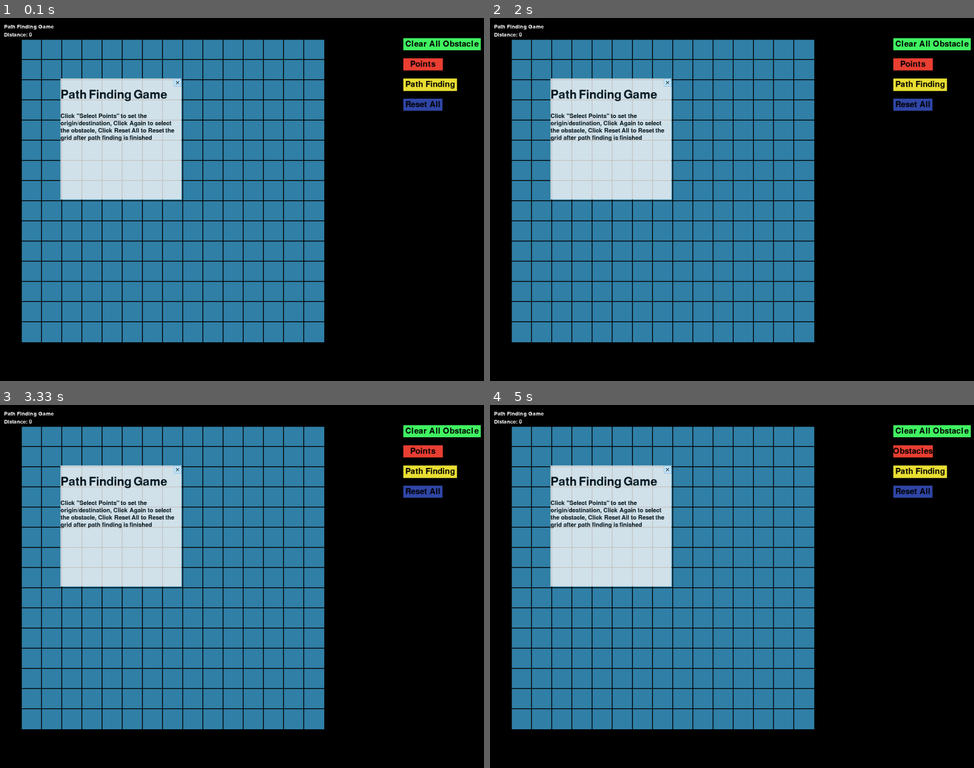
Above: before the commit, frames 1-4 (two rows, left to right).
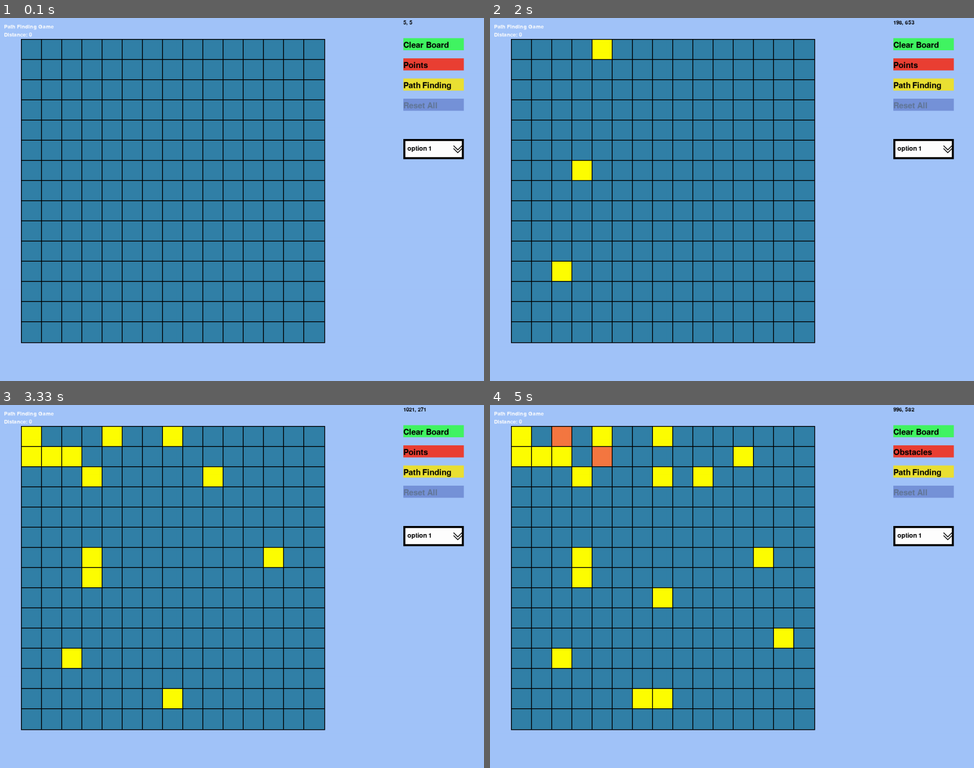
Above: after the commit, the same moments.

Repository: JonathanChan1234/Path-Finding-Python
Game: pygame game, started from ui/PathFindingGame.py
The game is run twice, just before and just after one commit, with the same random seed, the same clock (stepped at 60 frames per second) and the same inputs.
Inputs (mouse positions are in pixels of both pictures, inside the frame that each line leads up to):
- Up to frame 1 (0.1 s): no input
- Up to frame 2 (2 s): click (925, 145) at 0.38 s; click (925, 145) at 0.72 s; press the mouse at (804, 50) at 1.03 s; move the mouse to (814, 126) at 1.13 s; release the mouse at (828, 203) at 1.27 s; press the mouse at (804, 50) at 1.37 s; move the mouse to (712, 181) at 1.47 s; release the mouse at (625, 315) at 1.6 s; press the mouse at (601, 50) at 1.7 s; move the mouse to (586, 166) at 1.8 s; release the mouse at (567, 279) at 1.93 s
- Up to frame 3 (3.33 s): press the mouse at (33, 455) at 2.03 s; move the mouse to (101, 575) at 2.13 s; release the mouse at (169, 691) at 2.27 s; press the mouse at (53, 455) at 2.37 s; move the mouse to (67, 463) at 2.47 s; release the mouse at (82, 473) at 2.6 s; press the mouse at (174, 437) at 2.7 s; move the mouse to (280, 553) at 2.8 s; release the mouse at (392, 673) at 2.93 s; press the mouse at (33, 437) at 3.03 s; move the mouse to (222, 473) at 3.13 s; release the mouse at (411, 513) at 3.27 s
- Up to frame 4 (5 s): press the mouse at (664, 477) at 3.37 s; move the mouse to (654, 590) at 3.47 s; release the mouse at (649, 702) at 3.6 s; press the mouse at (741, 455) at 3.7 s; move the mouse to (765, 546) at 3.8 s; release the mouse at (790, 637) at 3.93 s; click (901, 452) at 4.05 s; press the mouse at (562, 437) at 4.37 s; move the mouse to (727, 444) at 4.47 s; release the mouse at (896, 455) at 4.6 s; press the mouse at (601, 455) at 4.7 s; move the mouse to (746, 546) at 4.8 s; release the mouse at (891, 640) at 4.93 s

The runs differ from the first frame. In frame 1, 55% of the frame differs, in the area x 0-100%, y 0-100%; in frame 2, 56%; in frame 3, 57%; in frame 4, 59%.

Commit message:
add dropdown menu

Diff:
--- a/ui/MosquitoGame.py
+++ /dev/null
@@ -1,107 +0,0 @@
-import sys
-import random
-import pygame
-import os
-from pygame.locals import Color, QUIT, MOUSEBUTTONDOWN, USEREVENT
-
-WINDOW_WIDTH = 800
-WINDOW_HEIGHT = 600
-WHITE = (255, 255, 255)
-IMAGE_WIDTH = 300
-IMAGE_HEIGHT = 200
-FPS = 60
-
-
-class Mosquito(pygame.sprite.Sprite):
-    def __init__(self, width, height, window_width, window_height):
-        super().__init__()
-        self.raw_image = pygame.image.load(os.path.join(os.getcwd(), '../asset/mosquito.png'))
-        self.image = pygame.transform.scale(self.raw_image, (width, height))
-        self.width = width
-        self.height = height
-        self.window_width = window_width
-        self.window_height = window_height
-        random_x, random_y = self.get_random_position()
-        self.x_pos = random_x
-        self.y_pos = random_y
-        self.rect = self.image.get_rect()
-        self.rect.topleft = (random_x, random_y)
-
-    def get_random_position(self):
-        random_width = random.randint(10, self.window_width)
-        random_height = random.randint(10, self.window_height)
-        return random_width, random_height
-
-    def update_random_position(self):
-        # self.kill()
-        random_x, random_y = self.get_random_position()
-        self.x_pos = random_x
-        self.y_pos = random_y
-        self.rect.topleft = (self.x_pos, self.y_pos)
-
-    def check_hit(self, x_pos, y_pos) -> bool:
-        if self.x_pos <= x_pos <= self.x_pos + self.window_width \
-                and self.y_pos <= y_pos <= self.y_pos + self.window_height:
-            return True
-        return False
-
-
-class MosquitoGame:
-    def __init__(self, window_width, window_height, fps):
-        # Game window initialization
-        pygame.init()
-        self.window_surface = pygame.display.set_mode((window_width, window_height))
-        pygame.display.set_caption("Mosquito Test")
-        self.window_surface.fill(WHITE)
-        self.points = 0
-        self.fps = fps
-        self.clock = pygame.time.Clock()
-        self.hit_text_surface = None
-        self.my_font = pygame.font.SysFont(None, 30)
-        self.my_hit_font = pygame.font.SysFont(None, 40)
-
-    def refresh(self, mosquito: Mosquito):
-        self.window_surface.fill(WHITE)
-        text_surface = self.my_font.render('Points: {}'.format(self.points), True, (0, 0, 0))
-        self.window_surface.blit(mosquito.image, mosquito.rect)
-        self.window_surface.blit(text_surface, (10, 0))
-
-        if self.hit_text_surface:
-            self.window_surface.blit(self.hit_text_surface, (10, 20))
-            self.hit_text_surface = None
-        self.clock.tick(self.fps)
-
-    def gain_point(self):
-        self.points += 5
-        self.hit_text_surface = self.my_hit_font.render('Hit!!', True, (0, 0, 0))
-
-
-def get_random_position(window_width, window_height):
-    random_width = random.randint(10, window_width)
-    random_height = random.randint(10, window_height)
-    return random_width, random_height
-
-
-def main():
-    mosquitoGame = MosquitoGame(WINDOW_WIDTH, WINDOW_HEIGHT, FPS)
-    mosquito = Mosquito(IMAGE_WIDTH, IMAGE_HEIGHT, WINDOW_WIDTH, WINDOW_HEIGHT)
-    reload_mosquito_event = USEREVENT + 1
-    pygame.time.set_timer(reload_mosquito_event, 1000)
-
-    while True:
-        for event in pygame.event.get():
-            if event.type == QUIT:
-                pygame.quit()
-                sys.exit()
-            if event.type == reload_mosquito_event:
-                mosquito.update_random_position()
-            if event.type == MOUSEBUTTONDOWN:
-                if mosquito.check_hit(pygame.mouse.get_pos()[0], pygame.mouse.get_pos()[1]):
-                    mosquito.update_random_position()
-                    mosquitoGame.gain_point()
-            mosquitoGame.refresh(mosquito)
-            pygame.display.update()
-
-
-if __name__ == '__main__':
-    main()
--- a/ui/PathFindingGame.py
+++ b/ui/PathFindingGame.py
@@ -3,6 +3,7 @@
 import pygame
 
 from ui_utility.UIDialog import UIDialog
+from ui_utility.UIDropdownMenu import UIDropdownMenu
 from ui_utility.UIManager import UIManager
 from ui.PathFindingGrid import PathFindingGrid
 from ui_utility.UIButton import UIButton
@@ -10,7 +11,7 @@
 
 WINDOW_WIDTH = 1200
 WINDOW_HEIGHT = 900
-WHITE = (0, 0, 0)
+BACKGROUND_COLOR = (162, 196, 250)
 FPS = 60
 
 
@@ -33,13 +34,13 @@
         self.titleText = UIText(self.manager, 10, 10, (255, 255, 255), 'Path Finding Game')
 
         self.pointText = UIText(self.manager, 10, 30, (255, 255, 255), f'Distance: {self.points}')
-        self.clearAllObstacleButton = UIButton(self.manager, 1000, 50, (66, 245, 99), font_size=30,
-                                               text="Clear All Obstacle")
-        self.setMarkerButton = UIButton(self.manager, 1000, 100, (235, 64, 52), font_size=30,
+        self.clearAllObstacleButton = UIButton(self.manager, 1000, 50, (66, 245, 99), 150, 30, font_size=20,
+                                               text="Clear Board")
+        self.setMarkerButton = UIButton(self.manager, 1000, 100, (235, 64, 52), 150, 30, font_size=20,
                                         text="Obstacle")
-        self.startPathFindButton = UIButton(self.manager, 1000, 150, (235, 225, 52), font_size=30,
+        self.startPathFindButton = UIButton(self.manager, 1000, 150, (235, 225, 52), 150, 30, font_size=20,
                                             text="Path Finding")
-        self.resetGridButton = UIButton(self.manager, 1000, 200, (50, 72, 168), font_size=30, text="Reset All")
+        self.resetGridButton = UIButton(self.manager, 1000, 200, (50, 72, 168), 150, 30, font_size=20, text="Reset All")
 
         self.messageText = UIText(self.manager, 1000, 350, (201, 24, 4), font_size=20,
                                   text="", width=200)
@@ -50,9 +51,19 @@
                                title='Path Finding Game',
                                content='Click "Select Points" to set the origin/destination, '
                                        'Click Again to select the obstacle, '
-                                       'Click Reset All to Reset the grid after path finding is finished')
+                                       'Click Reset All to Reset the grid after path finding is finished',
+                               show=False)
+        self.dropdown_menu = UIDropdownMenu(self.manager,
+                                            x_pos=1000,
+                                            y_pos=300,
+                                            width=150,
+                                            height=50,
+                                            text_size=16,
+                                            options=['option 1', 'option 2', 'option 3', 'option 4', 'option 5'])
+        self.mouse_debug_text = UIText(self.manager, 1000, 0, (0, 0, 0), '')
 
     def refresh(self):
+        self.mouse_debug_text.set_text(f'{str(pygame.mouse.get_pos()[0])}, {str(pygame.mouse.get_pos()[1])}')
         # Switch cursor in different mode
         if self.grid.select_marker:
             pygame.mouse.set_cursor(*pygame.cursors.broken_x)
@@ -118,6 +129,8 @@
                 if event.component_id == self.dialog.component_id:
                     if event.event == UIDialog.CLOSE_BUTTON_CLICKED:
                         self.dialog.dismiss()
+                if event.component_id == self.dropdown_menu.component_id:
+                    print(event)
 
     def switch_mode(self):
         self.grid.switch_mode()
@@ -125,7 +138,7 @@
 
 if __name__ == '__main__':
     grid = PathFindingGrid(15, 15)
-    path_finding_game = PathFindingGame(WINDOW_WIDTH, WINDOW_HEIGHT, FPS, WHITE, grid)
+    path_finding_game = PathFindingGame(WINDOW_WIDTH, WINDOW_HEIGHT, FPS, BACKGROUND_COLOR, grid)
     while path_finding_game.running:
         path_finding_game.event_handle()
         path_finding_game.refresh()
--- a/ui_utility/UIButton.py
+++ b/ui_utility/UIButton.py
@@ -1,26 +1,29 @@
 import pygame
 from typing import Tuple
 
-from pygame.sprite import Sprite
+from pygame.sprite import Sprite, Group
+from pygame.surface import Surface
+
 from ui_utility.UIComponent import UIComponent
 from ui_utility.UIManager import UIManager
+from ui_utility.utils import render_inline_text
 
 PADDING = 10
 
 
-class UIButton(Sprite, UIComponent):
+class UIButton(Group, UIComponent):
     def __init__(self,
                  manager: UIManager,
                  x_pos: int,
                  y_pos: int,
                  color: Tuple[int, int, int],
-                 width: int = None,
-                 height: int = None,
+                 width: int,
+                 height: int,
                  text='Test Button',
                  disable=False,
                  font_size=15,
                  padding=PADDING):
-        Sprite.__init__(self)
+        Group.__init__(self)
         UIComponent.__init__(self, manager)
         self.color = color
         self.x_pos = x_pos
@@ -31,22 +34,19 @@
         self.disable = disable
         self.font_size = font_size
         self.padding = padding
-        self.ui_text, self.button, self.button_rect = self.ui_components()
-
-    # obtain all the components inside the UI button
-    def ui_components(self):
-        ui_text = pygame.font.SysFont(None, self.font_size).render(self.text, True, (0, 0, 0))
-        text_width, text_height = ui_text.get_size()
-        self.width = self.width or (text_width + self.padding)
-        self.height = self.height or (text_height + self.padding)
-        button = pygame.Surface([self.width, self.height])
-        button.fill(self.color)
-        button_rect = button.get_rect()
-        button_rect.topleft = (self.x_pos, self.y_pos)
-        return ui_text, button, button_rect
+        self.color = color
+        self.button = Sprite()
+        self.button.image = Surface([width, height])
+        self.button.image.fill(color)
+        render_inline_text(self.button.image, self.text, self.font_size, (0, 0, 0))
+        self.button.rect = self.button.image.get_rect()
+        self.button.rect.topleft = (x_pos, y_pos)
+        self.add(self.button)
 
     def set_text(self, text: str):
         self.text = text
+        self.button.image.fill(self.color)
+        render_inline_text(self.button.image, self.text, self.font_size, (0, 0, 0))
 
     def set_disabled(self):
         self.disable = True
@@ -59,17 +59,12 @@
         if self.disable:
             return
         if event.type == pygame.MOUSEBUTTONDOWN and \
-                self.button_rect.collidepoint(pygame.mouse.get_pos()):
+                self.button.rect.collidepoint(pygame.mouse.get_pos()):
             pygame.event.post(pygame.event.Event(UIManager.BUTTON_EVENT_ID, {'component_id': self.component_id}))
 
     def render(self, window_surface: pygame.SurfaceType):
-        self.ui_text, self.button, self.button_rect = self.ui_components()
-        text_width, text_height = self.ui_text.get_size()
-        window_surface.blit(self.button, self.button_rect)
-        x_offset = (self.width - text_width) / 2
-        y_offset = (self.height - text_height) / 2
         if self.disable:
-            self.button.set_alpha(100)
+            self.button.image.set_alpha(100)
         else:
-            self.button.set_alpha(255)
-        window_surface.blit(self.ui_text, (x_offset + self.x_pos, y_offset + self.y_pos))
+            self.button.image.set_alpha(255)
+        self.draw(window_surface)
--- a/ui_utility/UIDialog.py
+++ b/ui_utility/UIDialog.py
@@ -104,13 +104,14 @@
                  title_size: int = None,
                  content: str = '',
                  content_font_color: Tuple[int, int, int] = (0,0,0),
-                 content_font_size: int = None):
+                 content_font_size: int = None,
+                 show: bool = True):
         if height < 200:
             raise Exception('The height of UI Dialog must be larger than 200')
         if width < 200:
             raise Exception('The width of UI Dialog must be larger than 200')
 
-        self.show = True
+        self.show = show
 
         # initialize components inside the UI Dialog
         self.background = UIDialogBackground(width, height, background, title, title_color, title_size, content, content_font_color, content_font_size)
--- /dev/null
+++ b/ui_utility/UIDropdownMenu.py
@@ -0,0 +1,139 @@
+import os
+from typing import Tuple, List
+
+import numpy as np
+import pygame.surfarray as surfarray
+from pygame.event import Event
+from pygame.sprite import Sprite, Group
+from pygame import Surface, event as PyEvent, mouse, MOUSEBUTTONDOWN, image, transform, draw as PyDraw
+
+from ui_utility.UIComponent import UIComponent
+from ui_utility.UIManager import UIManager
+from ui_utility.utils import render_inline_text, render_multiline_text
+
+
+class UIDropdownMenu(Group, UIComponent):
+    ON_VALUE_CHANGED = 'ON_VALUE_CHANGED'
+
+    def __init__(self,
+                 manager: UIManager,
+                 x_pos: int,
+                 y_pos: int,
+                 width: int,
+                 height: int,
+                 options: List[str],
+                 background: Tuple[int, int, int] = (255, 255, 255),
+                 text_size: int = 20,
+                 text_color: Tuple[int, int, int] = (0, 0, 0)):
+        if len(options) == 0:
+            raise Exception("There must be one or more options")
+        UIComponent.__init__(self, manager)
+        Group.__init__(self)
+
+        self.x_pos = x_pos
+        self.y_pos = y_pos
+        self.width = width
+        self.height = height
+        self.options = options
+        self.background = background
+        self.text_size = text_size
+        self.text_color = text_color
+        self.menu_open = False
+        self.value = self.options[0]
+        self.close()
+
+    def close(self):
+        self.menu_open = False
+        self.empty()
+        selector = self.Selector(self.x_pos, self.y_pos, self.width, self.height, self.background, self.text_size,
+                                 self.text_color, self.value)
+        self.add(selector)
+        self.add(self.SelectorArrow(self.width, self.x_pos, self.y_pos, self.value))
+
+    def open(self):
+        self.menu_open = True
+        self.empty()
+        selector = self.Selector(self.x_pos, self.y_pos, self.width, self.height, self.background, self.text_size,
+                                 self.text_color, self.value)
+        self.add(selector)
+        self.add(self.SelectorArrow(self.width, self.x_pos, self.y_pos, self.value))
+        for option in self.options:
+            y_pos = selector.rect.bottom + UIDropdownMenu.Selector.BORDER_MARGIN
+            selector = self.Selector(self.x_pos, y_pos, self.width, self.height, self.background, self.text_size,
+                                     self.text_color, option)
+            self.add(selector)
+
+    def event_handler(self, event):
+        # When the menu is open, set the selected value and close the menu
+        # When the menu is closed, open the menu
+        for sprite in self.sprites():
+            if sprite.rect.collidepoint(mouse.get_pos()) \
+                    and event.type == MOUSEBUTTONDOWN:
+                if self.menu_open:
+                    if not sprite.value:
+                        raise Exception("Invalid option clicked, Selector class does not have the property option")
+                    self.value = sprite.value
+                    PyEvent.post(Event(UIManager.BUTTON_EVENT_ID, {
+                        'component_id': self.component_id,
+                        'event': UIDropdownMenu.ON_VALUE_CHANGED,
+                        'value': self.value
+                    }))
+                    self.close()
+                    return
+                else:
+                    self.open()
+                    return
+        # close the menu when outside the menu is clicked
+        if event.type == MOUSEBUTTONDOWN and self.menu_open:
+            self.close()
+
+    def render(self, window_surface):
+        self.draw(window_surface)
+
+    class Selector(Sprite):
+        TEXT_RATIO_TO_SURFACE = 0.8
+        BORDER_MARGIN = 10
+
+        def __init__(self,
+                     x_pos: int,
+                     y_pos: int,
+                     width: int,
+                     height: int,
+                     background: Tuple[int, int, int],
+                     text_size: int,
+                     text_color: Tuple[int, int, int],
+                     value: str):
+            Sprite.__init__(self)
+            self.value = value
+            self.image = Surface([width, height])
+            self.image.fill(background)
+            image_array = np.array(surfarray.array3d(self.image))
+            image_array[:, :5, :] = np.zeros((1, 1, 1))
+            image_array[:, -5:, :] = np.zeros((1, 1, 1))
+            image_array[:5, :, :] = np.zeros((1, 1, 1))
+            image_array[-5:, :, :] = np.zeros((1, 1, 1))
+            border_image = surfarray.make_surface(image_array)
+            self.image = border_image
+            x, y = render_inline_text(self.image, value, text_size, text_color,
+                                      start_x=UIDropdownMenu.Selector.BORDER_MARGIN, end_x=round(width * 0.8),
+                                      start_y=UIDropdownMenu.Selector.BORDER_MARGIN,
+                                      end_y=height - UIDropdownMenu.Selector.BORDER_MARGIN)
+            self.rect = self.image.get_rect()
+            self.rect.topleft = (x_pos, y_pos)
+            self.rect.height = y
+
+    class SelectorArrow(Sprite):
+        ARROW_RATIO_TO_SELECTOR = 0.2
+
+        def __init__(self, width, x_pos, y_pos, value):
+            Sprite.__init__(self)
+            # size of the dropdown menu arrow is 0.2 of the width of the menu
+            dropdown_arrow_length = round(width * UIDropdownMenu.SelectorArrow.ARROW_RATIO_TO_SELECTOR)
+
+            self.image = image.load(os.path.join(os.getcwd(), '../asset/dropdown_arrow.png'))
+            self.image = transform.scale(self.image, (dropdown_arrow_length, dropdown_arrow_length))
+            self.rect = self.image.get_rect()
+            self.rect.topleft = (
+                x_pos + width * (1 - UIDropdownMenu.SelectorArrow.ARROW_RATIO_TO_SELECTOR),
+                y_pos + UIDropdownMenu.Selector.BORDER_MARGIN)
+            self.value = value
--- /dev/null
+++ b/ui_utility/utils.py
@@ -0,0 +1,68 @@
+from typing import Tuple, List
+
+from pygame.freetype import Font
+from pygame.surface import Surface
+
+'''
+    render inline text
+    render text to a single line, overflow to the next line if too long
+    :param surface: surface to be rendered on
+    :param text: text to be rendered
+    :param size: font size of the text
+    :param text_color:
+    :param start_x: where to start rendering (relative to the surface), default to be 0
+    :param start_y: where to start rendering (relative to the surface), default to be 0
+    :rtype Tuple[int, int]
+    :return x, y, where the text finished rendering
+    :raise if the word is too wide (exceed the width) or the height of the rendered text exceed the height
+'''
+
+
+def render_inline_text(surface: Surface,
+                       text: str,
+                       size: int,
+                       text_color: Tuple[int, int, int],
+                       start_x: int = 0,
+                       end_x: int = None,
+                       start_y: int = 0,
+                       end_y: int = None):
+    width, height = surface.get_size()
+    end_x = end_x or width
+    end_y = end_y or height
+
+    font = Font(None, size)
+    font.origin = True
+
+    line_spacing = font.get_sized_height() + 2
+    x, y = start_x, line_spacing + start_y
+    space = font.get_rect(' ')
+    words = text.split(' ')
+
+    # render word by word
+    for word in words:
+        bounds = font.get_rect(word)
+        if x + bounds.width + bounds.x >= end_x:
+            x, y = start_x, y + line_spacing
+        if x + bounds.width + bounds.x >= end_x:
+            raise ValueError(f"word too wide for the surface: {text}")
+        if y + bounds.height - bounds.y >= end_y:
+            raise ValueError(f"text to long for the surface: {text}")
+        font.render_to(surface, (x, y), None, text_color)
+        x += bounds.width + space.width
+    return x, y
+
+
+def render_multiline_text(surface: Surface,
+                          text: List[str],
+                          size: int,
+                          text_color: Tuple[int, int, int],
+                          start_x: int = 0,
+                          end_x: int = None,
+                          start_y: int = 0,
+                          end_y: int = None):
+    font = Font(None, size)
+    font.origin = True
+    x, y = start_x, start_y
+    for line in text:
+        x, y = render_inline_text(surface, line, size, text_color, start_x, end_x, y, end_y)
+    return x, y
Binary file added: asset/dropdown_arrow.png
